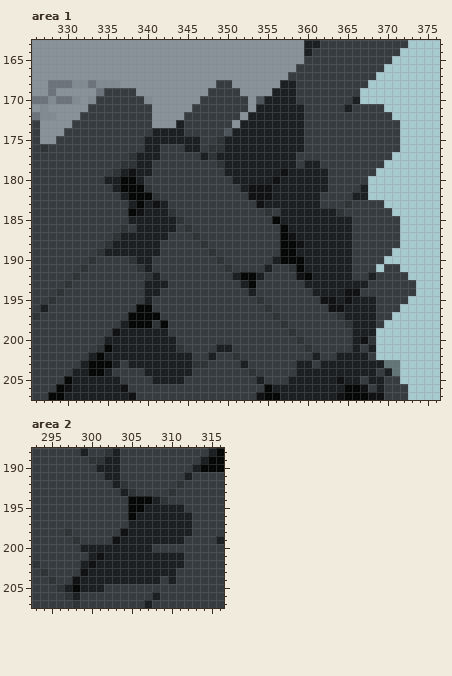
Edited in one commit: pixel-art file (Wog Game/Environment/Assets/HouseBridgeColor.ase). This is how it looked before the edit.
384x208 pixels, 1 frame. Colours within 5 levels of each other are drawn and written as one. Shown: area 1: x 326..376, y 163..207; area 2: x 293..316, y 188..207. The commit also changed other parts of the picture, which this record leaves out.
After:
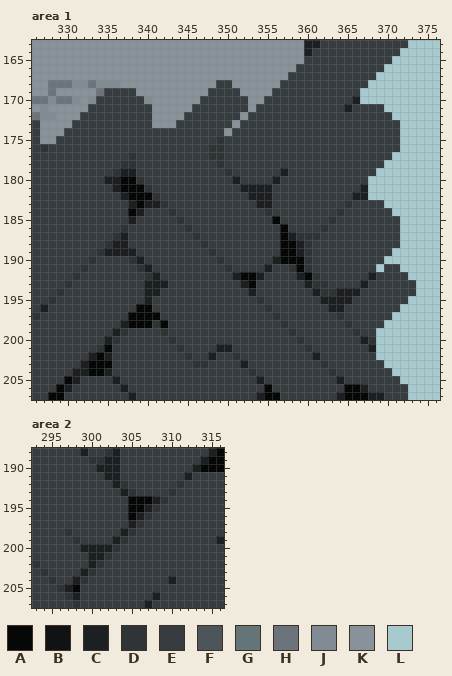
Palette (. is transparent): A #060707  B #101213  C #1d2022  D #2f3437  E #373c40  F #4d555c  G #637579  H #6b747c  J #818b93  K #88929a  L #a7cacf
Diff:
layer "Walls" now hidden
layer "Shadows" now hidden
layer "Front" added
Area 1:
y 168: x 357..358 CC -> EE
y 169: x 356..358 CCC -> EEE
y 170: x 354..358 FCCCC -> KEEEE
y 171: x 354..359 CCCCCC -> EEEEEE
y 172: x 353..359 CCCCCCC -> EEEEEEE
y 173: x 344 C -> E; x 352..359 CCCCCCCC -> EEEEEEEE
y 174: x 341..344 CCCC -> EEEE; x 350..359 FCCCCCCCCC -> KEEEEEEEEE
y 175: x 340..346 CCCCCCC -> EEEEEEE; x 350..359 CCCCCCCCCC -> EEEEEEEEEE
y 176: x 340..341 CC -> EE; x 345..346 CC -> EE; x 350..359 CCCCCCCCCC -> EEEEEEEEEE
y 177: x 339..341 CCC -> EEE; x 347 C -> E; x 349..358 CCCCCCCCCC -> DEEEEEEEEE
y 178: x 339..340 CC -> EE; x 350..358 CCCCCCCCC -> EEEEEEEEE; x 360..361 CC -> EE
y 179: x 338..340 BCC -> CEE; x 350..362 CCCCCCCBCCCCC -> DEEEEEECEEEEE
y 180: x 339 C -> D; x 352..362 CCCCBCCCCCC -> EEEECEEEEEE
y 181: x 353..362 BBBCCCCCCC -> CCCEEEEEEE
y 182: x 353..361 BBBCCCCCC -> CCCEEEEEE
y 183: x 341..342 BC -> CD; x 354 B -> C; x 356..361 CCCCCC -> EEEEEE
y 184: x 339..342 BCCC -> CEEE; x 357..363 CCCCCCC -> EEEEEEE
y 185: x 339..343 CCCCC -> EEEEE; x 357..365 CCCCCCCCC -> EEEEEEDEE
y 186: x 339..343 CCCCC -> EEEEE; x 358..365 CCCCCCCC -> EEEEDEEE
y 187: x 338..342 CCCCC -> EEEEE; x 358..365 BCCCCCCC -> CDDDEEEE
y 188: x 338..341 CCCC -> EEEE; x 359..365 BCCCCCC -> CDEEEEE
y 189: x 339..341 CCC -> EEE; x 360..365 CCCCCC -> DEEEEE
y 190: x 340 C -> E; x 360..365 CCCCCC -> DEEEEE
y 191: x 360..365 CCCCCC -> DEEEEE
y 192: x 359 B -> C; x 361..365 CCCCC -> DEEEE
y 193: x 361..366 CCCCCC -> DDEEEE
y 194: x 362..363 CC -> DD; x 365..366 BB -> CC
y 195: x 362..363 BB -> CC; x 365..368 BCCC -> CEEE
y 196: x 363..368 BBCCCC -> CCEEEE
y 197: x 365..368 CCCC -> EEEE
y 198: x 366..368 CCC -> EEE
y 199: x 336..342 BCCCCCC -> CDEEEED; x 366..368 CCC -> DEE
y 200: x 336..343 CCCCCCCC -> DEEEEEED; x 366..367 CB -> EC
y 201: x 336..343 CCCCCCCC -> EEEEEEEE; x 366 C -> E
y 202: x 336..345 CCCCCCCCCC -> EEEEEEEEED; x 364..367 CCCC -> EEEE
y 203: x 336 C -> E; x 338..345 CCCCCCCC -> EEEEEEEE; x 359..360 CC -> EE; x 362..371 CCCCCCCCGG -> DEEEEEEELL
y 204: x 340..345 CCCCCC -> EEEEEE; x 359..368 CCCCCCCCCC -> EEEEDEEEEE; x 370..371 CG -> EL
y 205: x 332..335 CCCC -> EEEE; x 341..344 CCCC -> EEEE; x 358..366 CCCCCCBCC -> EEEEEECEE; x 368..369 CC -> EE
y 206: x 330..337 BCCCCCCB -> CEEEEEEC; x 356..364 CCCCCCCCC -> EEEEEEEEE; x 367 B -> C; x 369 C -> E
y 207: x 330..338 CCCCCCCCB -> EEEEEEEEC; x 354 B -> C; x 357..364 CCCCCCCB -> EEEEEEEC; x 368..369 BB -> CC
Area 2, layer "Front":
y 195: x 308..311 CCCC -> DEEE
y 196: x 307..312 CCCCCC -> DEEEEE
y 197: x 306..312 CCCCCCC -> DEEEEEE
y 198: x 304..312 BCCCCCCCC -> CDEEEEEEE
y 199: x 303..311 BCCCCCCCC -> CDEEEEEEE
y 200: x 303..307 CCCCC -> DEEEE
y 201: x 301..311 BCCCCCCCCCC -> CDEEEEEEEEE
y 202: x 299..311 CBCCCCCCCCCCC -> ECDEEEEEEEEEE
y 203: x 299..310 BCCCCCCCCCCC -> CDEEEEEEEEEE
y 204: x 298..308 BCCCCCCCCCC -> CDEEEEEEEEE
y 205: x 299..301 CCC -> EEE
Pixel boxes of the changes (left, top, right, bottom) in both pictures:
changed: (64, 80, 400, 400)
changed: (72, 504, 192, 592)
